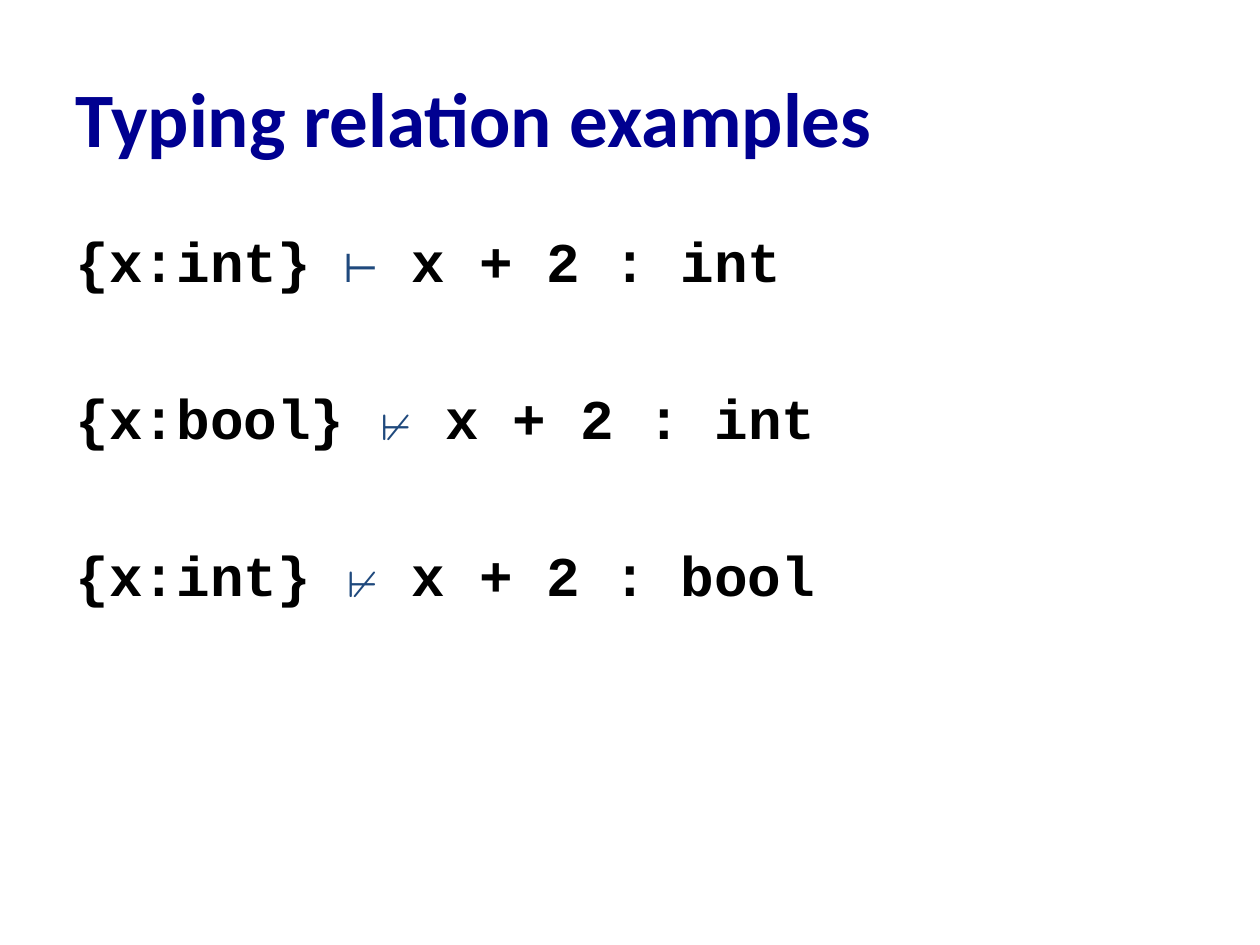
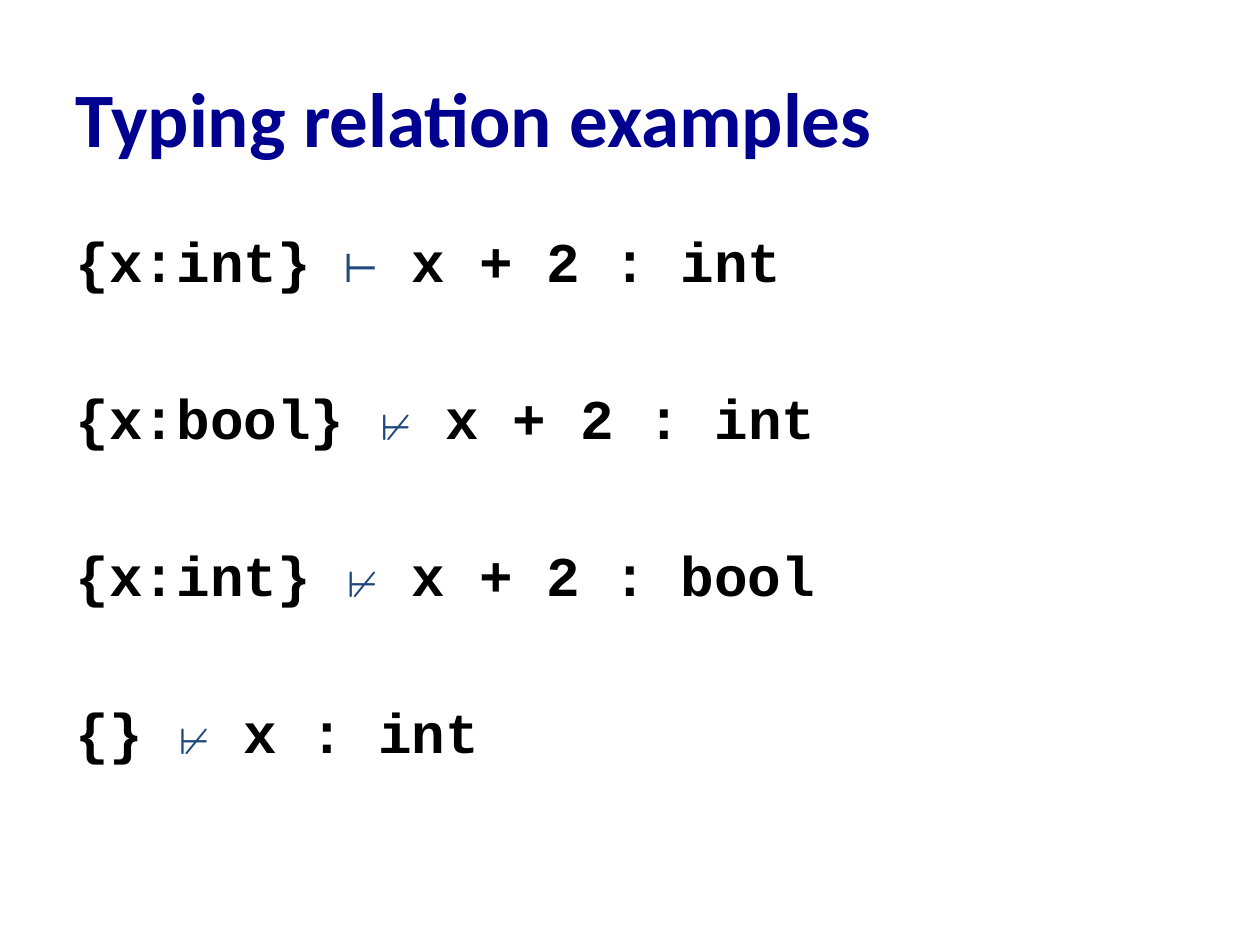
Before and after one commit to cs3110/materials-2019fa, a slide deck: slide 10 of 19-type-systems/lec.pptx. Drawn at 1260x945 pixels with LibreOffice and Linux fonts; fonts in the diff are those of the drawing. Boxes give left, top, right and bottom in pixels: in the first picture for what was removed or moved away, otherwise in the second. Text is boxed around its words. In the diff, an @@ line names an element or a change of style, - is before the commit and + after.

```diff
--- a/19-type-systems/lec.pptx
+++ b/19-type-systems/lec.pptx
@@ text at (244, 713, 479, 754): paragraph added @@
+{} ⊬ x : int
```
Also in this commit, not shown: 4 other slides changed, 1 slide added, 1 other file.
